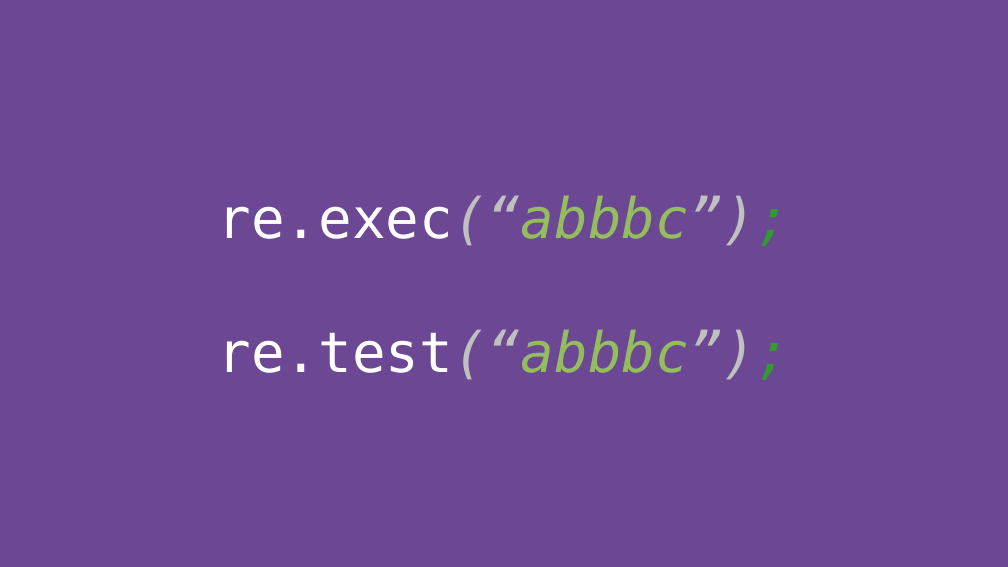
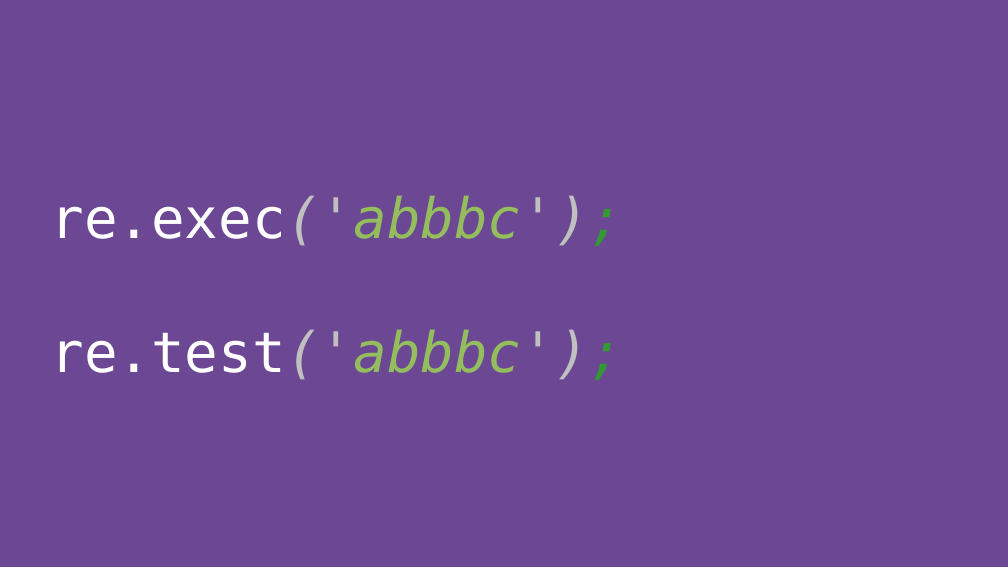
Before and after one commit to deniscostadsc/regex-tutorial, a slide deck: slide 57 of slides/regex.odp. Drawn at 1008x567 pixels with LibreOffice and Linux fonts; fonts in the diff are those of the drawing. Boxes give left, top, right and bottom in pixels: in the first picture for what was removed or moved away, otherwise in the second. Text is boxed around its words. In the diff, an @@ line names an element or a change of style, - is before the commit and + after.

```diff
--- a/slides/regex.odp
+++ b/slides/regex.odp
@@ subtitle at [50,195,622,380]: text changed @@
-re.exec(“abbbc”);
-re.test(“abbbc”);
+re.exec('abbbc');
+re.test('abbbc');
```
Also in this commit, not shown: 3 other slides changed, 1 slide added, 1 other file.
